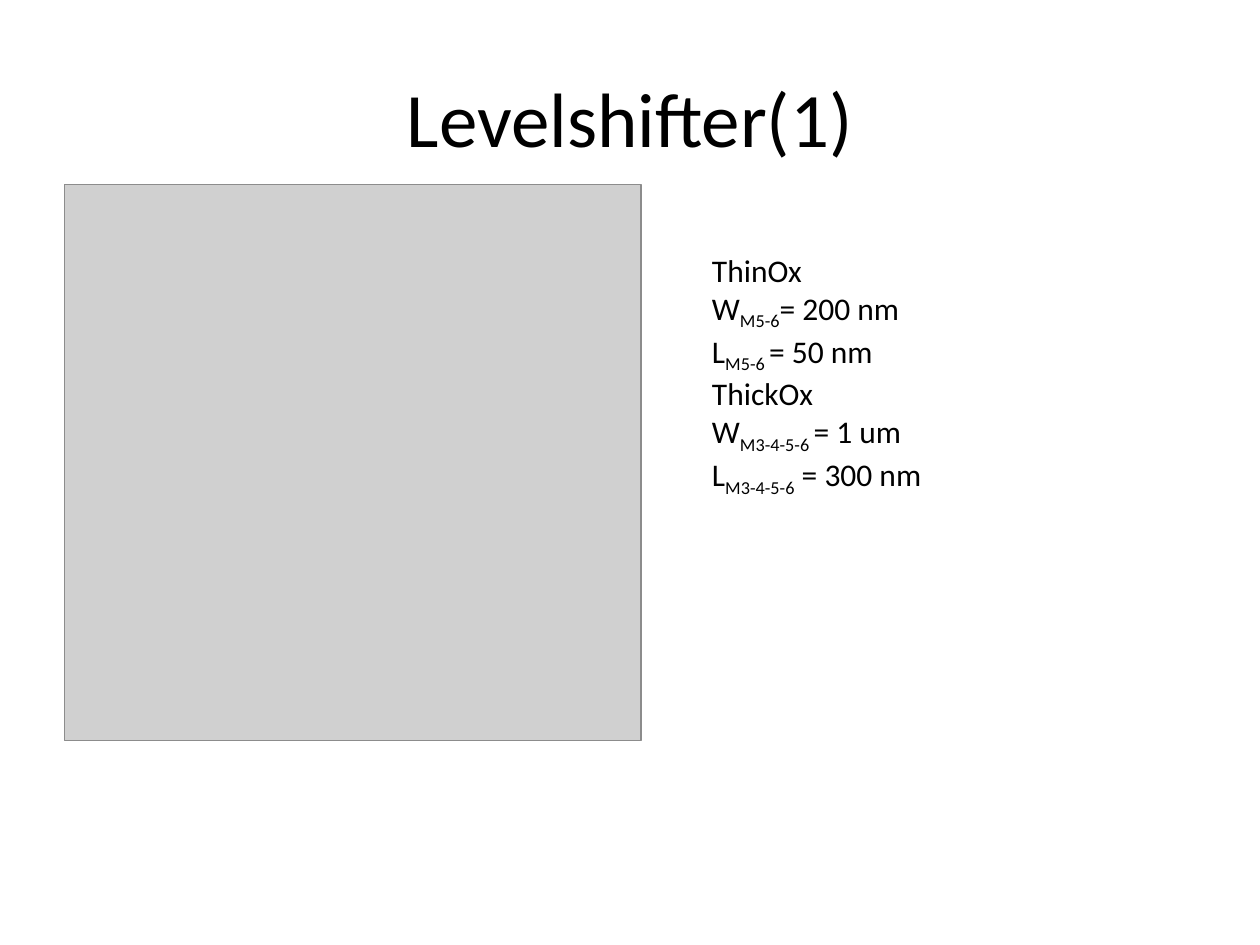
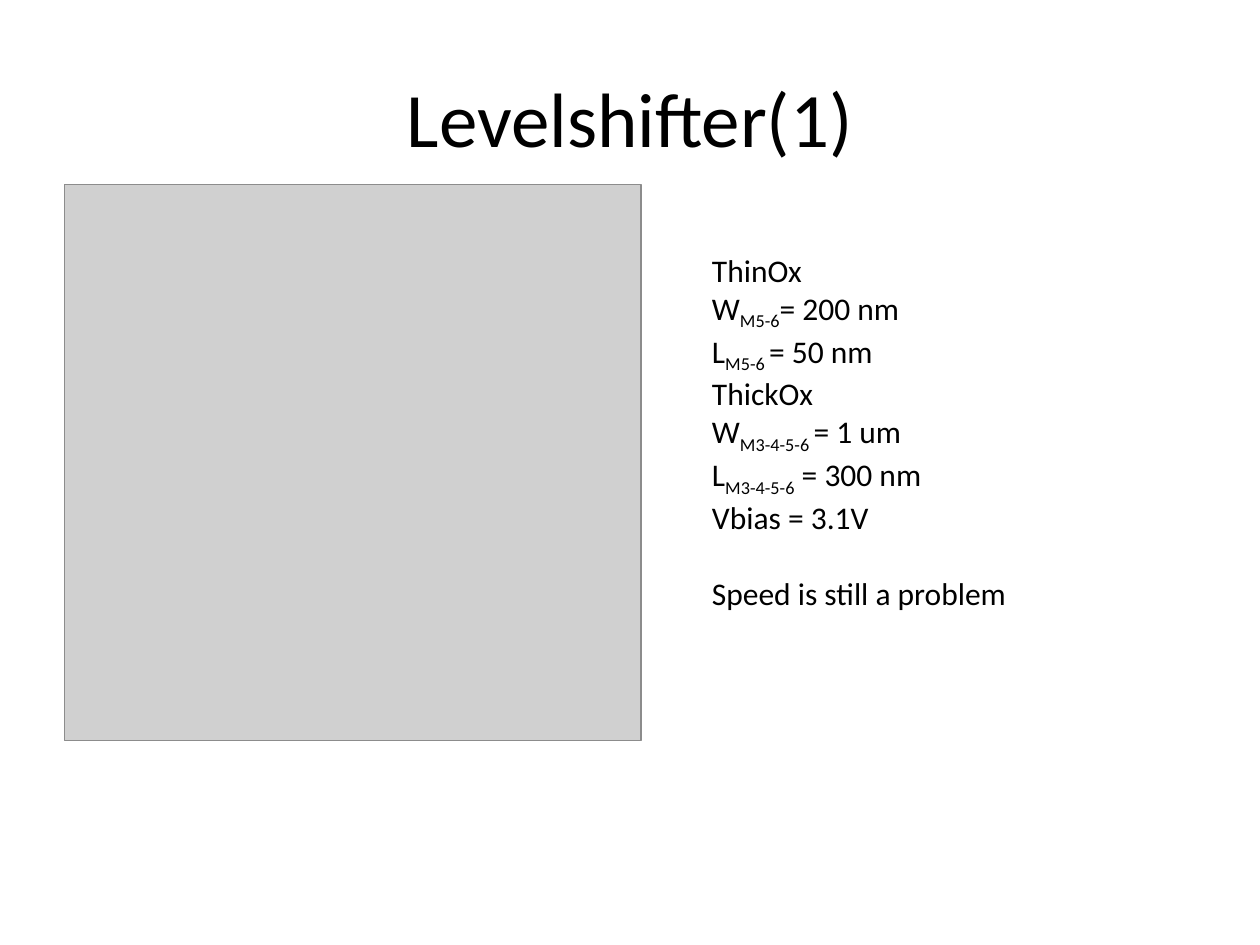
Before and after one commit to MHattink/Power-Mixing-DAC-Report, a slide deck: slide 11 of 2015-12-17 Meeting Radulov/Mixing-PowerDAC.ppt. Drawn at 1260x945 pixels with LibreOffice and Linux fonts; fonts in the diff are those of the drawing; grey boxes stand for pictures. Boxes give left, top, right and bottom in pixels: in the first picture for what was removed or moved away, otherwise in the second. Text is boxed around its words. In the diff, an @@ line names an element or a change of style, - is before the commit and + after.

Commit message:
Levelshifter text
Added a little extra text to the slides

```diff
--- a/2015-12-17 Meeting Radulov/Mixing-PowerDAC.ppt
+++ b/2015-12-17 Meeting Radulov/Mixing-PowerDAC.ppt
@@ text at [712,507,1006,610]: paragraphs added @@
+Vbias = 3.1V
+Speed is still a problem
```
